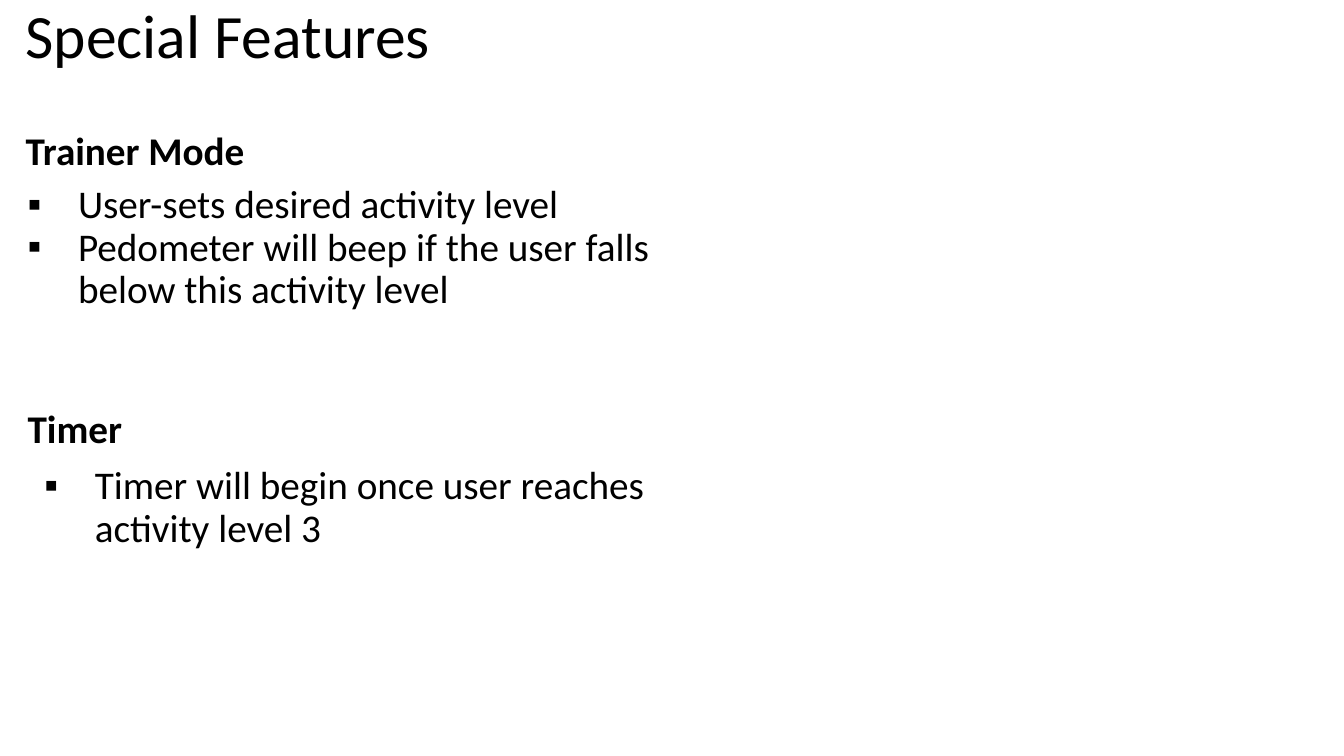
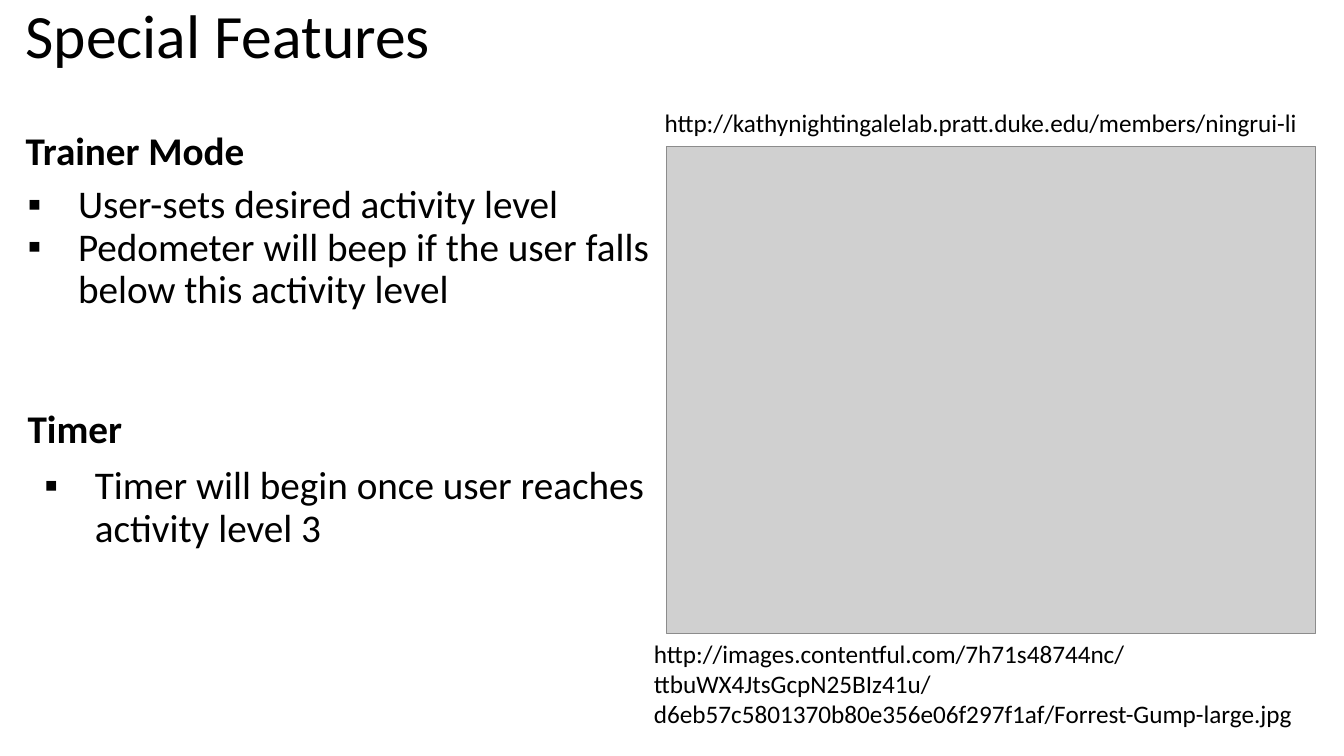
Before and after one commit to imatlopez/Fitbrick, a slide deck: slide 6 of Presentation.pptx (slide 5 before the commit). Drawn at 1344x756 pixels with LibreOffice and Linux fonts; fonts in the diff are those of the drawing; grey boxes stand for pictures. Boxes give left, top, right and bottom in pixels: in the first picture for what was removed or moved away, otherwise in the second. Text is boxed around its words. In the diff, an @@ line names an element or a change of style, - is before the commit and + after.

```diff
--- a/Presentation.pptx
+++ b/Presentation.pptx
@@ text added at [665, 114, 1297, 137], 18 pt, text #000000 @@
+http://kathynightingalelab.pratt.duke.edu/members/ningrui-li
@@ picture added at [666, 146, 1316, 633] @@
@@ text added at [654, 645, 1292, 728], 18 pt, text #000000 @@
+http://images.contentful.com/7h71s48744nc/ttbuWX4JtsGcpN25BIz41u/d6eb57c5801370b80e356e06f297f1af/Forrest-Gump-large.jpg
```
Also in this commit, not shown: 3 other slides changed, 1 other file.
